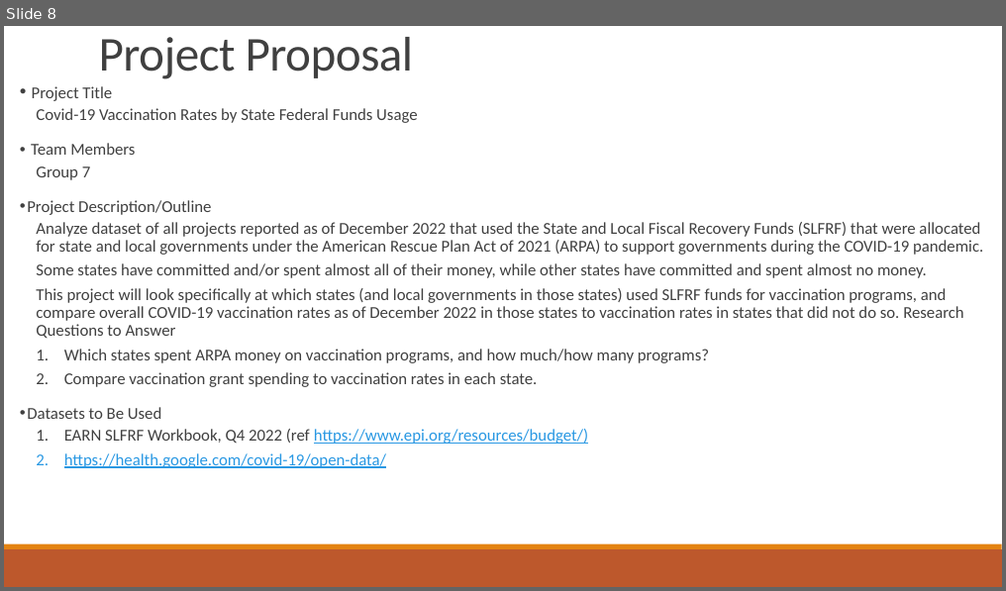
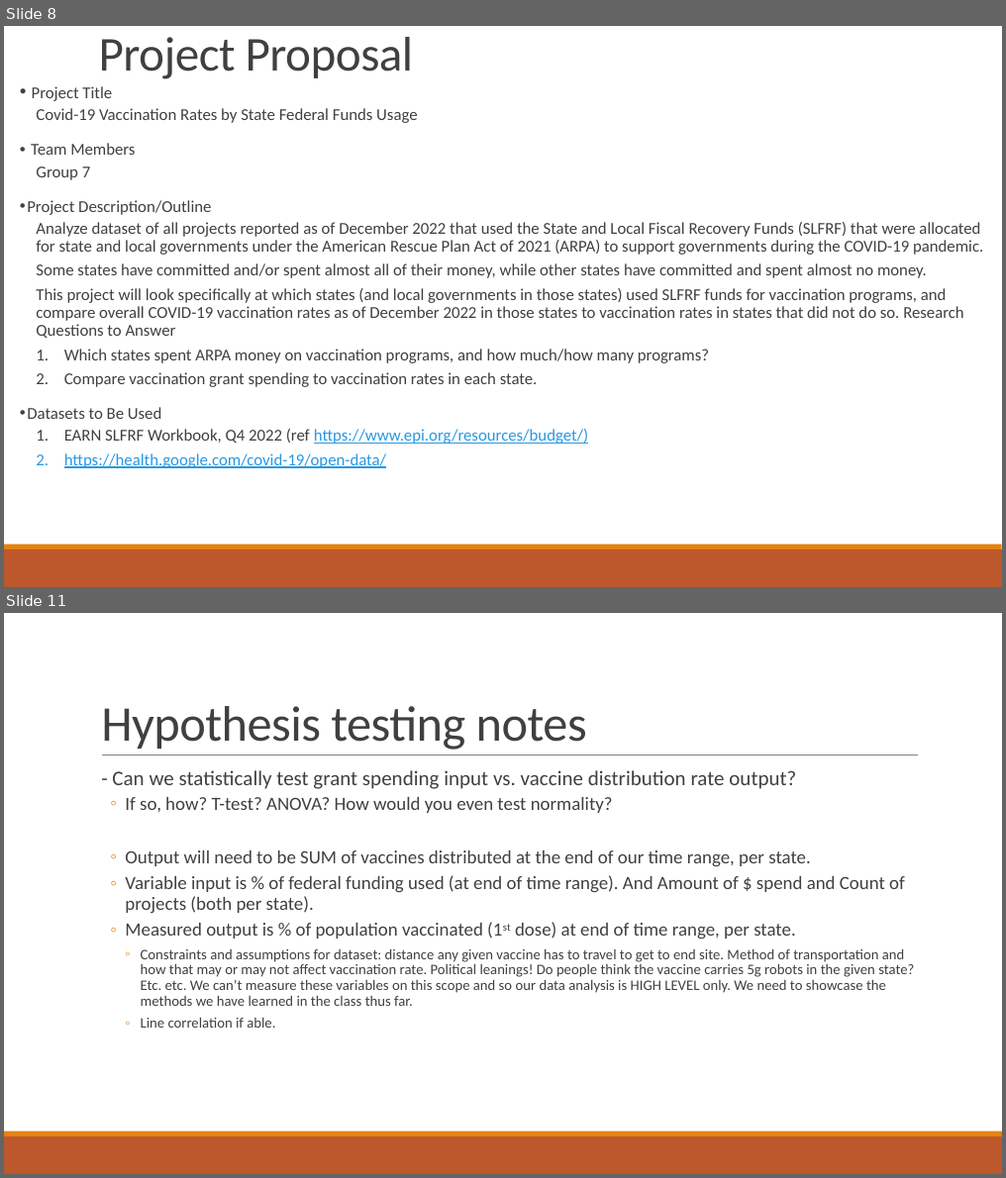
Before and after one commit to Evdawg/Project_1_Covid_Data, a slide deck: Project notes.pptx. Shown one above the other, each under a label of ours: slide 8 before the commit, slides 8 and 11 after it; the slides between them are not shown. The pictures are 1006x591 and 1006x1178 pixels, drawn with LibreOffice and Linux fonts; fonts in the diff are those of the drawing. Boxes give left, top, right and bottom in pixels: in the first picture for what was removed or moved away, otherwise in the second. Text is boxed around its words. In the diff, an @@ line names an element or a change of style, - is before the commit and + after.

```diff
--- a/Project notes.pptx
+++ b/Project notes.pptx
@@ slide 11 added at (x1=4, y1=613, x2=1002, y2=1174), background #FFFFFF; not listed: 2 template elements that a slide beside it also shows @@
@@ title added at (x1=101, y1=706, x2=587, y2=750), 48 pt, text #404040 @@
+Hypothesis testing notes
@@ line added from (102, 756) to (918, 756), #808080 0.5 pt @@
@@ text added at (x1=112, y1=770, x2=914, y2=1028), 14 pt, text #404040 @@
+  - Can we statistically test grant spending input vs. vaccine distribution rate output?
+  ◦ If so, how? T-test? ANOVA? How would you even test normality?
+  ◦ Output will need to be SUM of vaccines distributed at the end of our time range, per state.
+  ◦ Variable input is % of federal funding used (at end of time range). And Amount of $ spend and Count of projects (both per state).
+  ◦ Measured output is % of population vaccinated (1st dose) at end of time range, per state.
+    ◦ Constraints and assumptions for dataset: distance any given vaccine has to travel to get to end site. Method of transportation and how that may or may not affect vaccination rate. Political leanings! Do people think the vaccine carries 5g robots in the given state? Etc. etc. We can’t measure these variables on this scope and so our data analysis is HIGH LEVEL only. We need to showcase the methods we have learned in the class thus far.
+    ◦ Line correlation if able.
```
Also in this commit, not shown: 2 slides changed, 1 other slide added.
